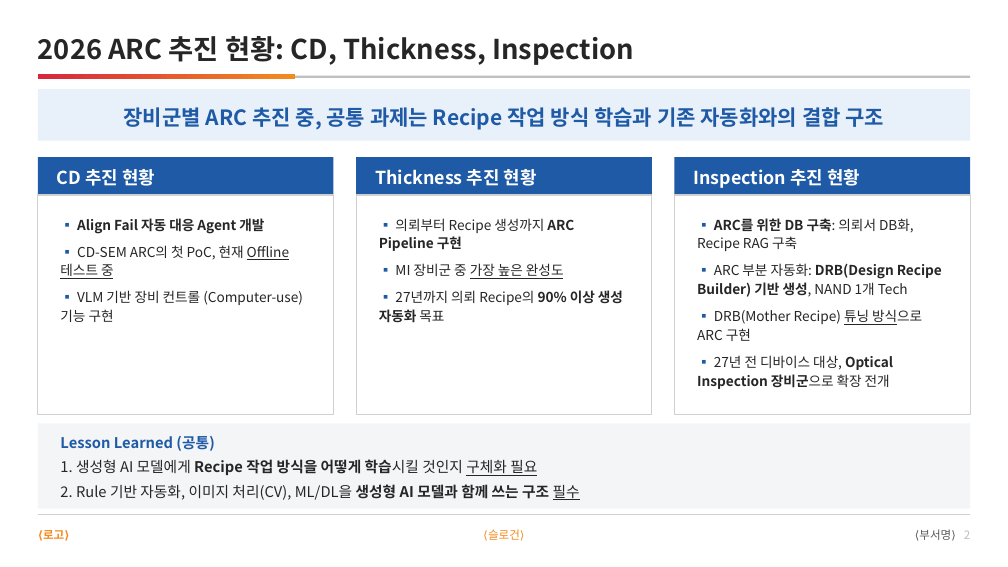
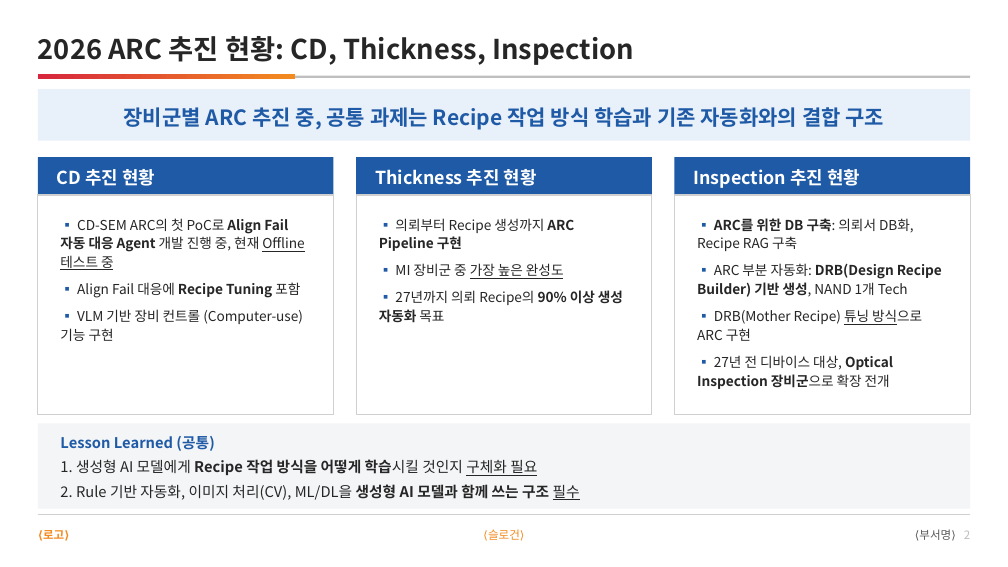
Before and after one commit to DarrenKoi/pm_notes, a slide deck: slide 2 of my-task/arc-tf/deliverables/arc-tf-team-full.pptx. Drawn at 1008x567 pixels with LibreOffice and Linux fonts; fonts in the diff are those of the drawing. Boxes give left, top, right and bottom in pixels: in the first picture for what was removed or moved away, otherwise in the second. Text is boxed around its words. In the diff, an @@ line names an element or a change of style, - is before the commit and + after.

```diff
--- a/my-task/arc-tf/deliverables/arc-tf-team-full.pptx
+++ b/my-task/arc-tf/deliverables/arc-tf-team-full.pptx
@@ text at bbox=[60, 218, 304, 298]: text changed @@
-▪ Align Fail 자동 대응 Agent 개발
-▪ CD-SEM ARC의 첫 PoC, 현재 Offline 테스트 중
+▪ CD-SEM ARC의 첫 PoC로 Align Fail 자동 대응 Agent 개발 진행 중, 현재 Offline 테스트 중
+▪ Align Fail 대응에 Recipe Tuning 포함
```
Also in this commit, not shown: 3 other slides changed, 11 other files.
